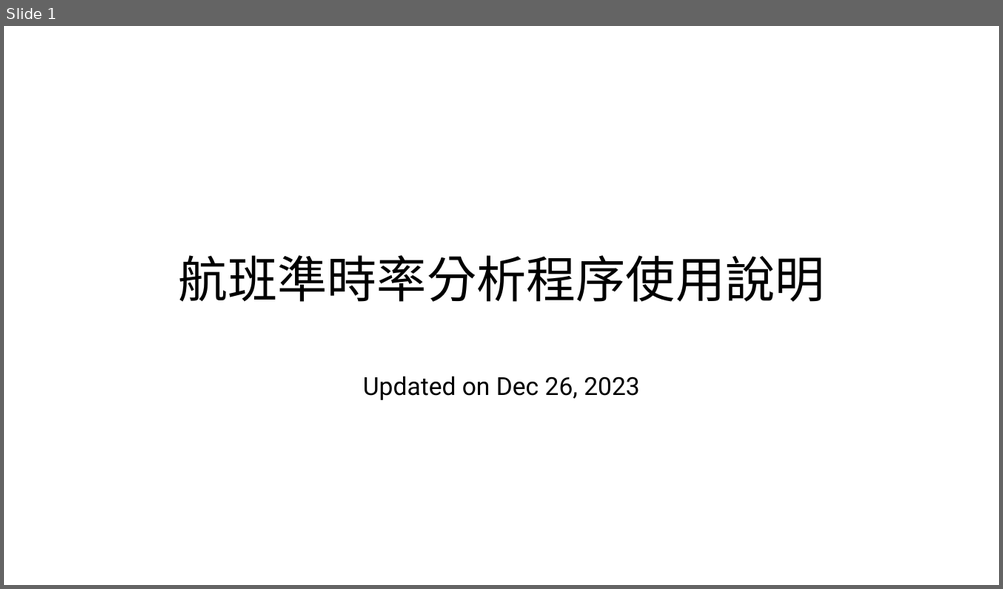
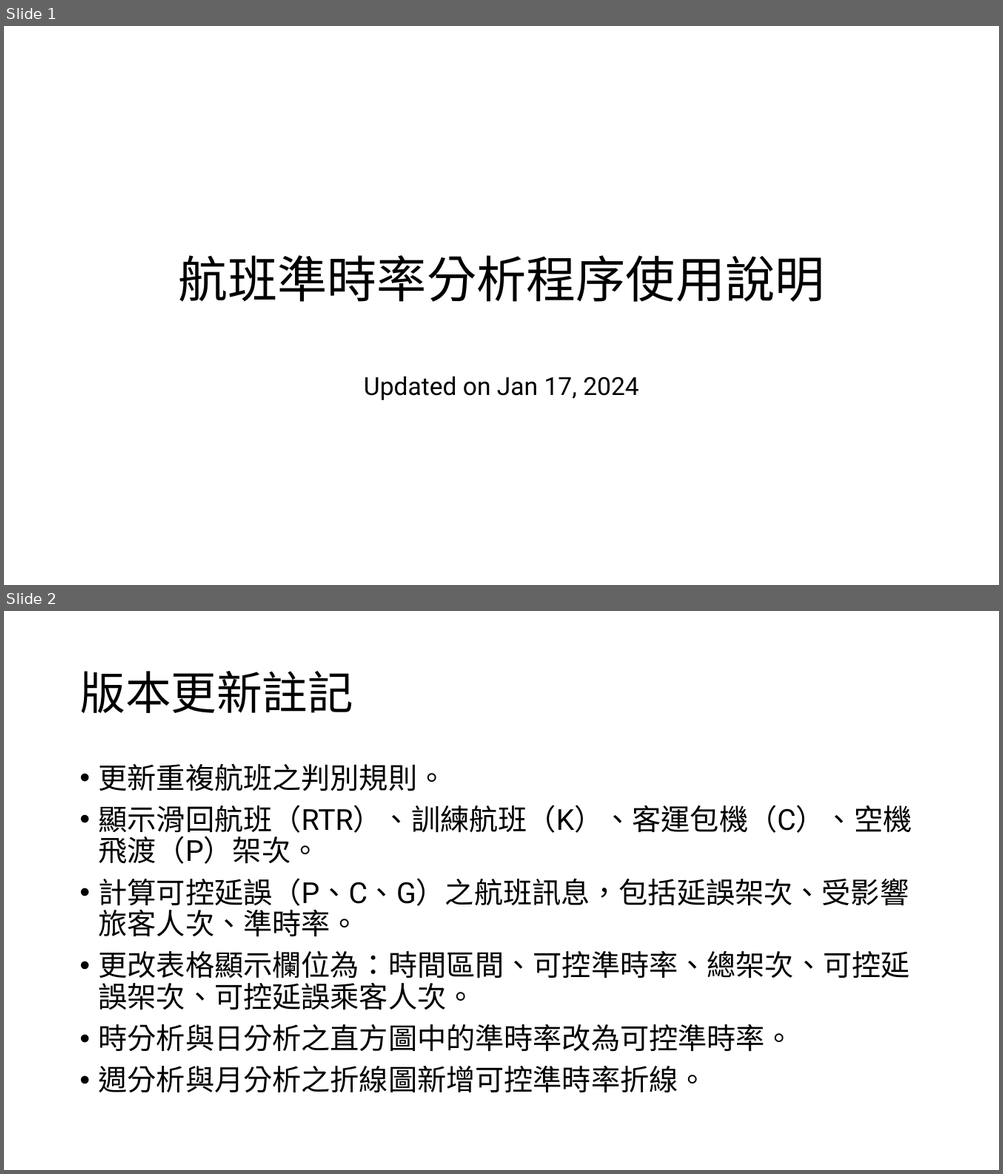
Before and after one commit to gj94fu4/gj94fu4.github.io, a slide deck: project/starlux-aod/航班準時率分析程式使用說明.pptx. Shown one above the other, each under a label of ours: slide 1 before the commit, slides 1 and 2 after it. The pictures are 1003x589 and 1003x1174 pixels, drawn with LibreOffice and Linux fonts; fonts in the diff are those of the drawing. Boxes give left, top, right and bottom in pixels: in the first picture for what was removed or moved away, otherwise in the second. Text is boxed around its words. In the diff, an @@ line names an element or a change of style, - is before the commit and + after.

```diff
--- a/project/starlux-aod/航班準時率分析程式使用說明.pptx
+++ b/project/starlux-aod/航班準時率分析程式使用說明.pptx
@@ slide 2 added at [4, 611, 999, 1170], background #FFFFFF @@
@@ title added at [79, 671, 353, 713], 44 pt, text #000000 @@
+版本更新註記
@@ text added at [99, 763, 912, 1093], 28 pt, text #000000 @@
+• 更新重複航班之判別規則。
+• 顯示滑回航班（RTR）、訓練航班（K）、客運包機（C）、空機飛渡（P）架次。
+• 計算可控延誤（P、C、G）之航班訊息，包括延誤架次、受影響旅客人次、準時率。
+• 更改表格顯示欄位為：時間區間、可控準時率、總架次、可控延誤架次、可控延誤乘客人次。
+• 時分析與日分析之直方圖中的準時率改為可控準時率。
+• 週分析與月分析之折線圖新增可控準時率折線。
@@ slide 1 changed as well @@
@@ subtitle at [364, 376, 639, 400]: text changed @@
-Updated on Dec 26, 2023
+Updated on Jan 17, 2024
```
Also in this commit, not shown: 6 other slides changed, 9 other slides added, 3 slides removed, 45 other files.
